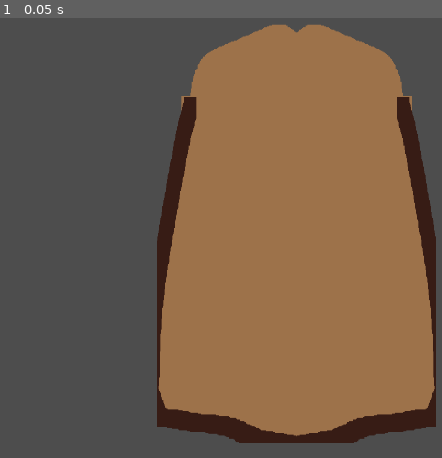
Above: before the commit, frame 1.
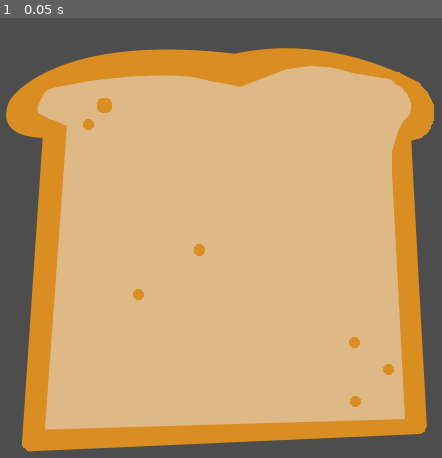
Above: after the commit, the same moment.

Repository: NicoHeinola/BreadSlicerIdle
Game: Godot game, scene res://scenes/main.tscn
Two runs of this game, one before a commit and one after it. Both use one fixed random seed, a clock stepped at 60 frames per second and the inputs below.
Inputs:
- Up to frame 1 (0.05 s): no input

The runs differ from the first frame. In frame 1, 82% of the frame differs, in the area x 1-99%, y 1-99%.

Commit message:
Bread slicing drop animation

Diff:
--- a/project.godot
+++ b/project.godot
@@ -17,7 +17,7 @@
 
 [autoload]
 
-Global="*res://scripts/Global.gd"
+GlobalStats="*res://scripts/GlobalStats.gd"
 BreadDatas="*res://scripts/bread/BreadDatas.gd"
 
 [display]
--- a/scenes/bread/Bread.tscn
+++ b/scenes/bread/Bread.tscn
@@ -1,22 +1,34 @@
 [gd_scene load_steps=3 format=3 uid="uid://bwgsjk8akcba8"]
 
-[ext_resource type="Texture2D" uid="uid://d17myda7pwl1t" path="res://graphics/breads/bread-1.png" id="1_ilo54"]
 [ext_resource type="Script" path="res://scripts/bread/Bread.gd" id="1_vmsay"]
 
-[node name="bread" type="HBoxContainer"]
-anchors_preset = 8
-anchor_left = 0.5
-anchor_top = 0.5
-anchor_right = 0.5
-anchor_bottom = 0.5
-grow_horizontal = 2
-grow_vertical = 2
+[sub_resource type="RectangleShape2D" id="RectangleShape2D_taeiy"]
+
+[node name="bread" type="Node2D"]
 script = ExtResource("1_vmsay")
 
-[node name="ImageLeft" type="Sprite2D" parent="."]
-texture = ExtResource("1_ilo54")
+[node name="BodyLeft" type="RigidBody2D" parent="."]
+collision_layer = 0
+collision_mask = 0
 
-[node name="ImageRight" type="Sprite2D" parent="."]
-position = Vector2(232, 0)
-texture = ExtResource("1_ilo54")
-flip_h = true
+[node name="Collider" type="CollisionShape2D" parent="BodyLeft"]
+shape = SubResource("RectangleShape2D_taeiy")
+
+[node name="Image" type="Sprite2D" parent="BodyLeft"]
+region_enabled = true
+region_rect = Rect2(16, 45, 194, 415)
+
+[node name="BodyRight" type="RigidBody2D" parent="."]
+collision_layer = 0
+collision_mask = 0
+
+[node name="Collider" type="CollisionShape2D" parent="BodyRight"]
+shape = SubResource("RectangleShape2D_taeiy")
+
+[node name="Image" type="Sprite2D" parent="BodyRight"]
+region_enabled = true
+
+[node name="DespawnTimer" type="Timer" parent="."]
+wait_time = 1.5
+
+[connection signal="timeout" from="DespawnTimer" to="." method="_on_despawn_timer_timeout"]
--- /dev/null
+++ b/scenes/bread/BreadController.tscn
@@ -0,0 +1,6 @@
+[gd_scene load_steps=2 format=3 uid="uid://b00goa2p8jmnl"]
+
+[ext_resource type="Script" path="res://scripts/bread/BreadController.gd" id="1_0rctm"]
+
+[node name="BreadController" type="Node2D"]
+script = ExtResource("1_0rctm")
--- a/scenes/main.tscn
+++ b/scenes/main.tscn
@@ -1,9 +1,7 @@
 [gd_scene load_steps=2 format=3 uid="uid://dv6mgjn6lm01h"]
 
-[ext_resource type="PackedScene" uid="uid://bwgsjk8akcba8" path="res://scenes/bread/Bread.tscn" id="2_ef2pw"]
+[ext_resource type="PackedScene" uid="uid://b00goa2p8jmnl" path="res://scenes/bread/BreadController.tscn" id="1_djegn"]
 
 [node name="Main" type="Node2D"]
-position = Vector2(253, 408)
-scale = Vector2(0.599998, 0.840001)
 
-[node name="bread" parent="." instance=ExtResource("2_ef2pw")]
+[node name="BreadController" parent="." instance=ExtResource("1_djegn")]
--- a/scripts/Global.gd
+++ b/scripts/GlobalStats.gd
@@ -1,9 +1,7 @@
 extends Node
 
 var money: int = 0
-
 var gems: int = 0
 
 var ascension_points: int = 0
-
 var super_ascension_points: int = 0
--- a/scripts/bread/Bread.gd
+++ b/scripts/bread/Bread.gd
@@ -1,11 +1,23 @@
-extends HBoxContainer
+extends Node2D
 class_name Bread
 
-@onready var image_left_node: Sprite2D = $"ImageLeft"
-@onready var image_right_node: Sprite2D = $"ImageRight"
+@onready var body_left: RigidBody2D = $"BodyLeft"
+@onready var body_right: RigidBody2D = $"BodyRight"
+
+@onready var collider_left: CollisionShape2D = $"BodyLeft/Collider"
+@onready var collider_right: CollisionShape2D = $"BodyRight/Collider"
+
+@onready var image_left_node: Sprite2D = $"BodyLeft/Image"
+@onready var image_right_node: Sprite2D = $"BodyRight/Image"
+
+@onready var despawn_timer: Timer = $"DespawnTimer"
 
 var active_texture_index: int = 0
 var slice_start_pos: Vector2 = Vector2.ZERO
+var is_slicing: bool = false
+var sliced: bool = false
+
+signal sliced_bread_signal()
 
 func get_selected_texture_data() -> Dictionary:
 	return BreadDatas.textures[active_texture_index]
@@ -14,30 +26,75 @@
 	image_left_node.texture = texture
 	image_right_node.texture = texture
 
+	image_left_node.region_enabled = true
+	image_right_node.region_enabled = true
+
+	image_left_node.region_rect = Rect2(0,0, texture.get_width() / 2, texture.get_height());
+	image_right_node.region_rect = Rect2(texture.get_width() / 2, 0, texture.get_width() / 2, texture.get_height());
+
+func reset_bread() -> void:
+	var texture = self.get_selected_texture_data()["texture"]
+	var screen_center = get_viewport_rect().size / 2;
+
+	body_left.gravity_scale = 0
+	body_right.gravity_scale = 0
+
+	self.position = Vector2(screen_center.x, screen_center.y)
+
+	body_left.set_position(Vector2(-texture.get_width() / 4, 0))
+	body_right.set_position(Vector2(texture.get_width() / 4, 0))
+
+	collider_left.shape.extents = Vector2(texture.get_width() / 2, texture.get_height() / 2)
+	collider_right.shape.extents = Vector2(texture.get_width() / 2, texture.get_height() / 2)
+
 func _ready() -> void:
-	set_texture(get_selected_texture_data()["texture"])
+	self.set_texture(get_selected_texture_data()["texture"])
+	self.reset_bread()
 
 func start_slicing(position: Vector2) -> void:
-	slice_start_pos = position
+	self.is_slicing = true
+	self.slice_start_pos = position
 
 func end_slicing(position: Vector2) -> void:
+	if self.sliced or not self.is_slicing:
+		return
+
 	var y_difference = position.y - slice_start_pos.y;
-	var allowed_offset = 200
+	var allowed_offset = 75
 	var texture_height = get_selected_texture_data()["texture"].get_height()
 
 	if y_difference < texture_height - allowed_offset:
 		return
 
+	self.is_slicing = false
+
 	sliced_bread()
 
 func sliced_bread() -> void:
-	Global.money += get_selected_texture_data()["base_money"]
-	print(Global.money)
+	self.sliced = true
+	GlobalStats.money += get_selected_texture_data()["base_money"]
+
+	body_left.gravity_scale = 1
+	body_right.gravity_scale = 1
+
+	body_left.apply_torque(-1000000)
+	body_right.apply_torque(1000000)
+
+	body_left.apply_force(Vector2(-10000, 0))
+	body_right.apply_force(Vector2(10000, 0))
+
+	self.despawn_timer.start()
+	self.sliced_bread_signal.emit()
 
 func _unhandled_input(event) -> void:
 	if event is InputEventMouseButton:
 		if event.button_index == MOUSE_BUTTON_LEFT:
 			if event.pressed:
 				start_slicing(event.position)
-			else:
-				end_slicing(event.position)
+	elif event is InputEventMouseMotion:
+		end_slicing(event.position)
+
+
+func _on_despawn_timer_timeout():
+	self.queue_free()
+	print("ÖL")
--- /dev/null
+++ b/scripts/bread/BreadController.gd
@@ -0,0 +1,14 @@
+extends Node2D
+
+
+@onready var bread_scene: PackedScene = preload("res://scenes/bread/Bread.tscn")
+
+func _ready() -> void:
+	self.create_bread()
+
+func create_bread() -> void:
+	var bread: Bread = self.bread_scene.instantiate()
+
+	bread.connect("sliced_bread_signal", self.create_bread)
+
+	self.add_child(bread)
Binary file changed: graphics/breads/bread-1.png
